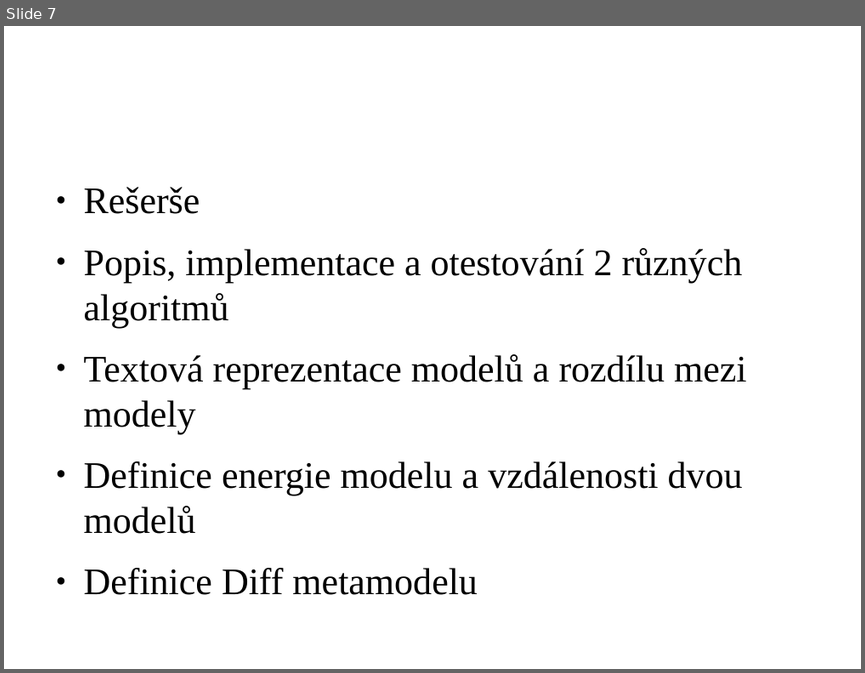
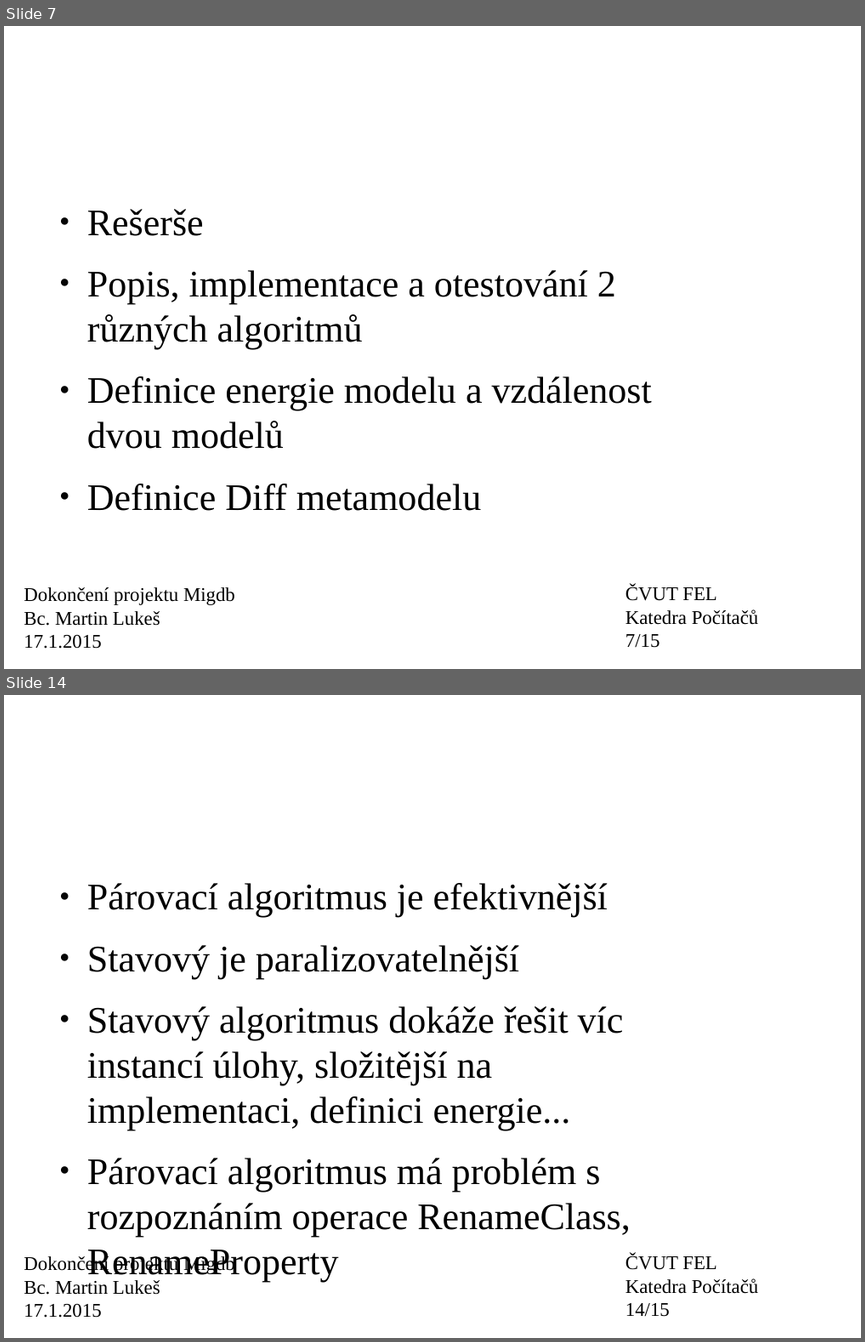
Before and after one commit to wox2/migrace_databaze, a slide deck: diplomka/prezentace.odp. Shown one above the other, each under a label of ours: slide 7 before the commit, slides 7 and 14 after it; the slides between them are not shown. The pictures are 865x673 and 865x1342 pixels, drawn with LibreOffice and Linux fonts; fonts in the diff are those of the drawing; background and template pictures are left out. Boxes give left, top, right and bottom in pixels: in the first picture for what was removed or moved away, otherwise in the second. Text is boxed around its words. In the diff, an @@ line names an element or a change of style, - is before the commit and + after.

```diff
--- a/diplomka/prezentace.odp
+++ b/diplomka/prezentace.odp
@@ slide 14 added at (4,695,861,1338), background #FFFFFF @@
@@ text added at (53,736,641,793), 47.6 pt, text #FFFFFF @@
+Porovnání algoritmů
@@ text added at (87,883,630,1236), 34.7 pt, text #000000 @@
+● Párovací algoritmus je efektivnější
+● Stavový je paralizovatelnější
+● Stavový algoritmus dokáže řešit víc instancí úlohy, složitější na implementaci, definici energie...
+● Párovací algoritmus má problém s rozpoznáním operace RenameClass, RenameProperty
@@ text added at (24,1254,235,1317), 18 pt, text #000000 @@
+Dokončení projektu Migdb
+Bc. Martin Lukeš
+17.1.2015
@@ text added at (625,1254,759,1316), 18 pt, text #000000 @@
+ČVUT FEL
+Katedra Počítačů
+14/15
@@ slide 7 changed as well @@
@@ text "Rešerše": place and size @@
-text "Rešerše" at (84,187,746,595)
+text "Rešerše" at (87,209,652,510)
@@ text at (87,209,616,510): bullet colour #000000 to #050505 @@
@@ text at (87,376,652,448): text changed @@
-● Textová reprezentace modelů a rozdílu mezi modely
-● Definice energie modelu a vzdálenosti dvou modelů
+● Definice energie modelu a vzdálenost dvou modelů
@@ text added at (625,585,759,647), 18 pt, text #000000 @@
+ČVUT FEL
+Katedra Počítačů
+7/15
@@ text added at (24,587,235,648), 18 pt, text #000000 @@
+Dokončení projektu Migdb
+Bc. Martin Lukeš
+17.1.2015
```
Also in this commit, not shown: 7 other slides changed, 6 other slides added, 2 other files.
